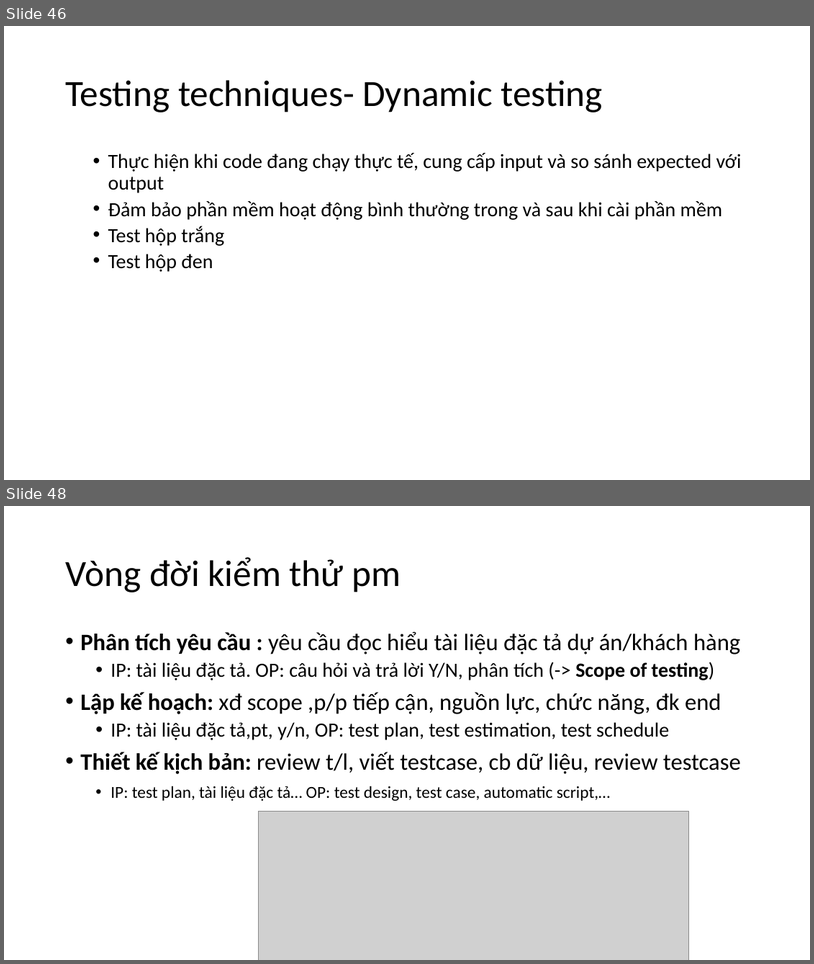
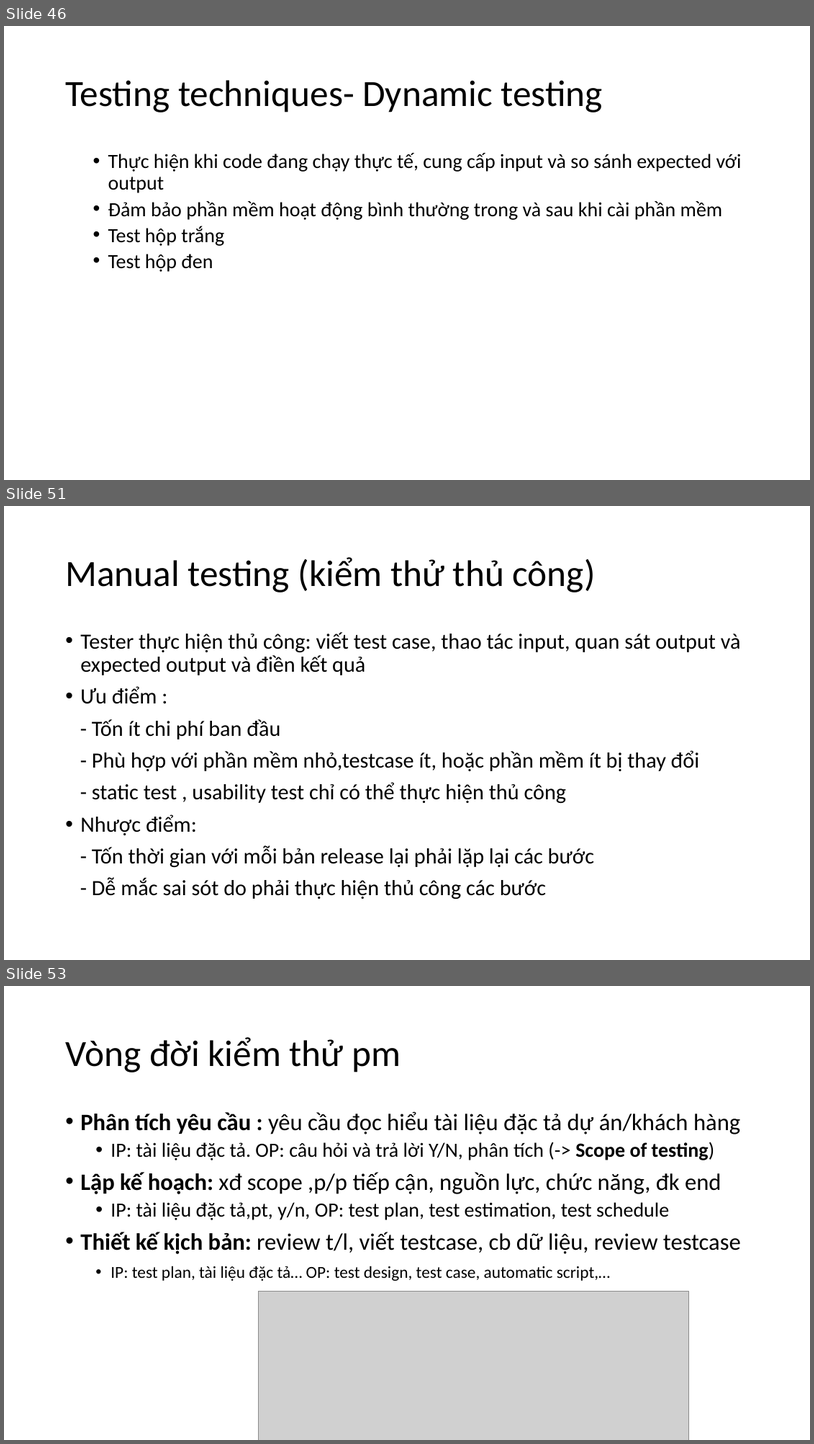
Before and after one commit to shinnobi/software_testing, a slide deck: slide/VMP_SOFTWARE_TEST.pptx. Shown one above the other, each under a label of ours: slides 46 and 48 before the commit, slides 46, 51 and 53 after it; the slides between them are not shown. The pictures are 814x964 and 814x1444 pixels, drawn with LibreOffice and Linux fonts; fonts in the diff are those of the drawing; grey boxes stand for pictures. Boxes give left, top, right and bottom in pixels: in the first picture for what was removed or moved away, otherwise in the second. Text is boxed around its words. In the diff, an @@ line names an element or a change of style, - is before the commit and + after.

```diff
--- a/slide/VMP_SOFTWARE_TEST.pptx
+++ b/slide/VMP_SOFTWARE_TEST.pptx
@@ slide 51 added at [4, 506, 810, 960], background #FFFFFF @@
@@ title added at [65, 557, 596, 592], 44 pt, text #000000 @@
+Manual testing (kiểm thử thủ công)
@@ text added at [80, 632, 741, 899], 25.9 pt, text #000000 @@
+• Tester thực hiện thủ công: viết test case, thao tác input, quan sát output và expected output và điền kết quả
+• Ưu điểm :
+- Tốn ít chi phí ban đầu
+- Phù hợp với phần mềm nhỏ,testcase ít, hoặc phần mềm ít bị thay đổi
+- static test , usability test chỉ có thể thực hiện thủ công
+• Nhược điểm:
+- Tốn thời gian với mỗi bản release lại phải lặp lại các bước
+- Dễ mắc sai sót do phải thực hiện thủ công các bước
@@ what was slide 48 is now slide 53 @@
```
Also in this commit, not shown: 3 slides changed, 29 other slides added, 1 slide removed, 1 other file.
